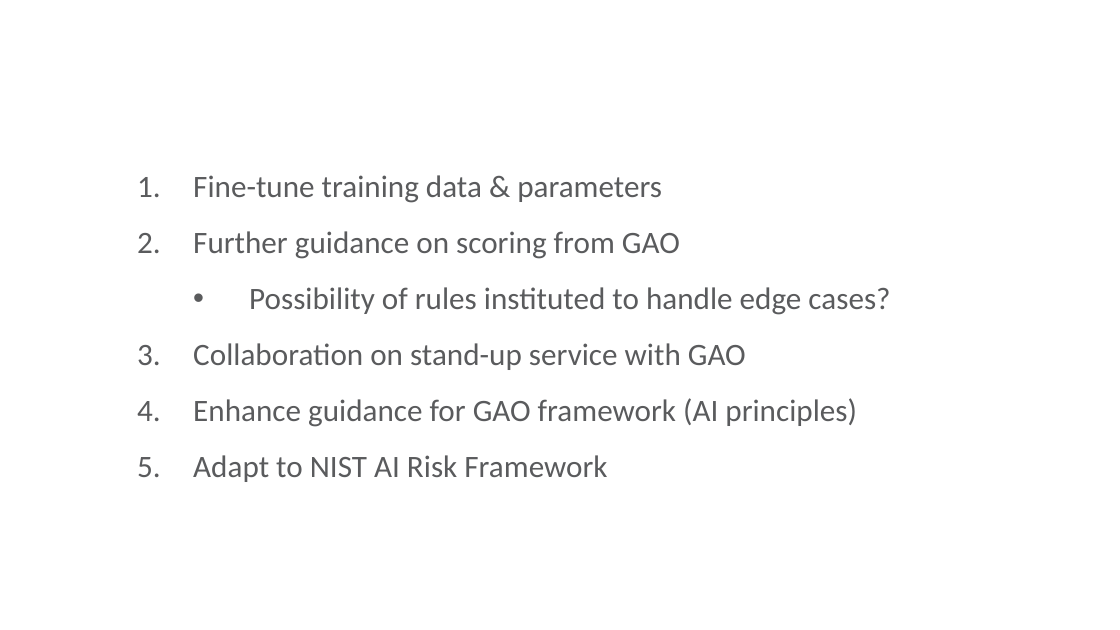
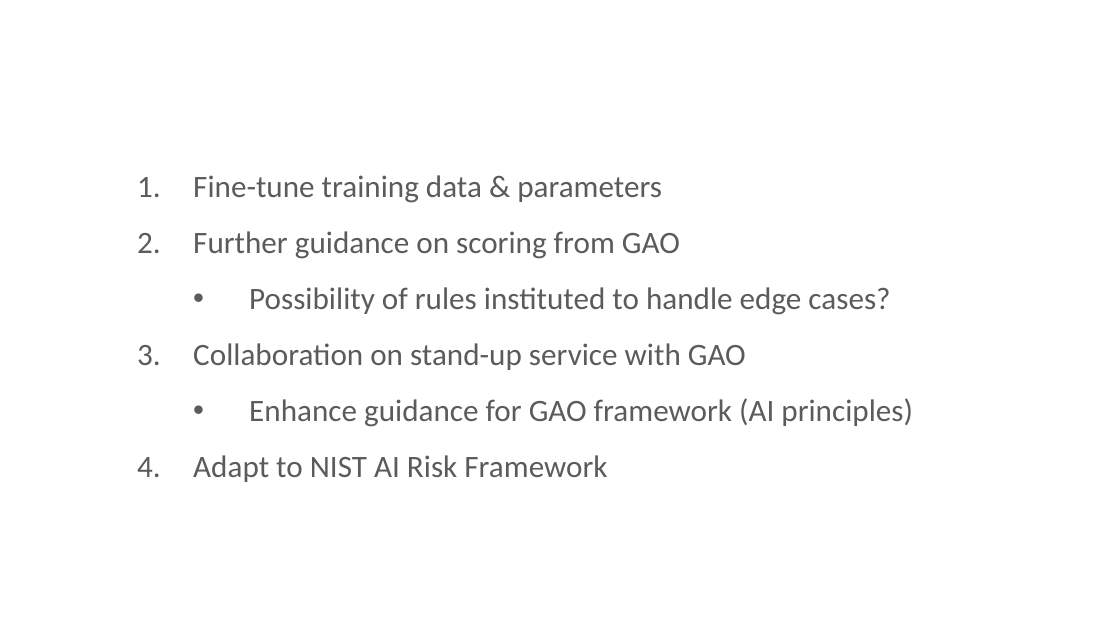
Before and after one commit to ethanmoscot/gao-ai, a slide deck: slide 13 of doc/gao_ai_proposal.pptx (slide 12 before the commit). Drawn at 1120x630 pixels with LibreOffice and Linux fonts; fonts in the diff are those of the drawing; background and template pictures are left out. Boxes give left, top, right and bottom in pixels: in the first picture for what was removed or moved away, otherwise in the second. Text is boxed around its words. In the diff, an @@ line names an element or a change of style, - is before the commit and + after.

```diff
--- a/doc/gao_ai_proposal.pptx
+++ b/doc/gao_ai_proposal.pptx
@@ text at [249, 398, 913, 427]: bullet 1. to •; list level 1 to 2 in "Enhance guidance for GAO framework ..." @@
```
Also in this commit, not shown: 6 other slides changed, 2 slides added, 1 slide removed.
